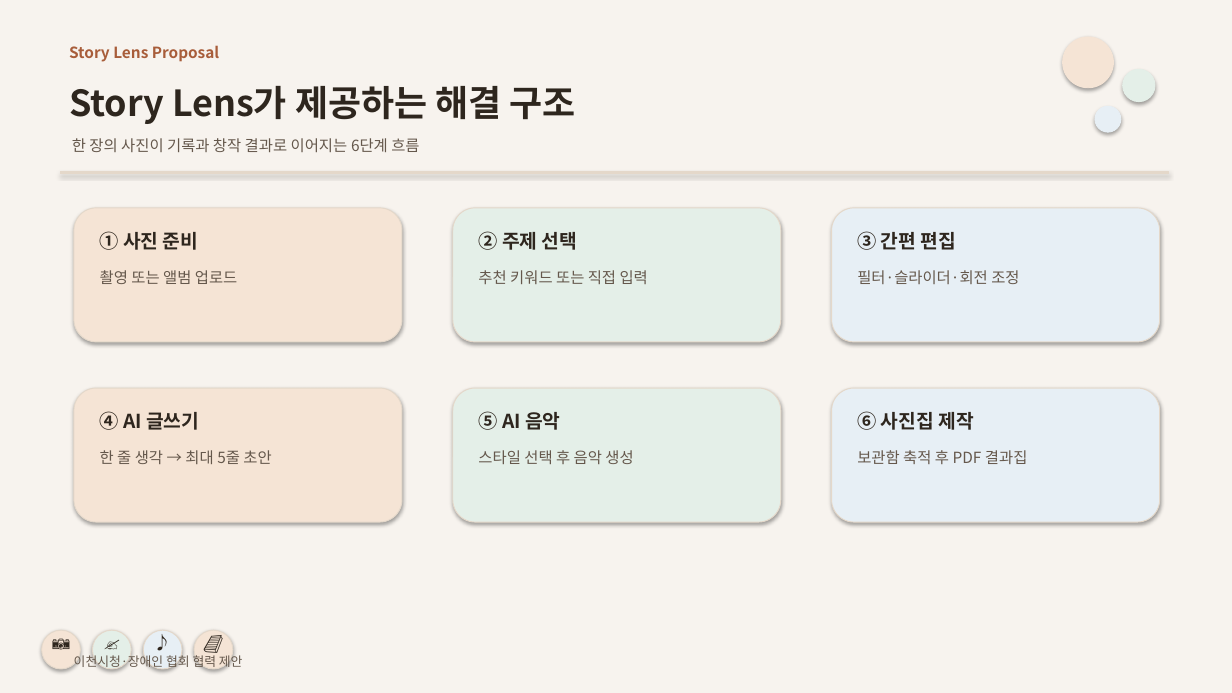
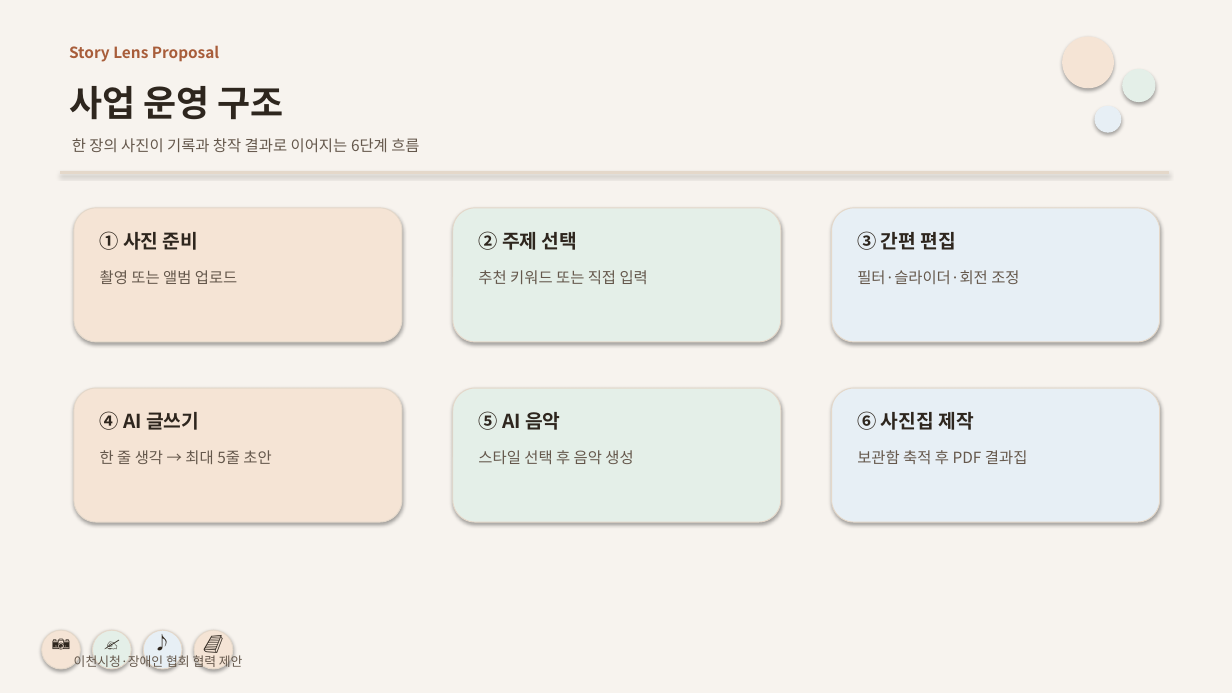
Before and after one commit to MetachainArt/Story_lens, a slide deck: slide 3 of business-plan/presentation/story-lens-public-proposal.pptx. Drawn at 1232x693 pixels with LibreOffice and Linux fonts; fonts in the diff are those of the drawing. Boxes give left, top, right and bottom in pixels: in the first picture for what was removed or moved away, otherwise in the second. Text is boxed around its words. In the diff, an @@ line names an element or a change of style, - is before the commit and + after.

```diff
--- a/business-plan/presentation/story-lens-public-proposal.pptx
+++ b/business-plan/presentation/story-lens-public-proposal.pptx
@@ text at box(69, 86, 283, 120): text changed @@
-Story Lens가 제공하는 해결 구조
+사업 운영 구조
```
Also in this commit, not shown: 9 other slides changed, 1 other file.
